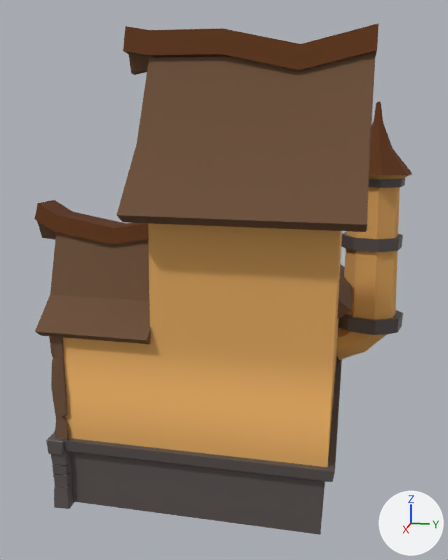
One commit to the FBX model Assets/Background/Medieval Tavern.fbx: the scene before it, then after it.
Camera for both pictures: a camera (50 mm lens) standing at (16.98, 3.69, 4.13) and looking at (0.34, 0.37, -0.04). Arrows for +X, +Y and +Z are at lower right; the lights stay in place. Where no turn or scale is listed for an object, it has been applied to the vertices.
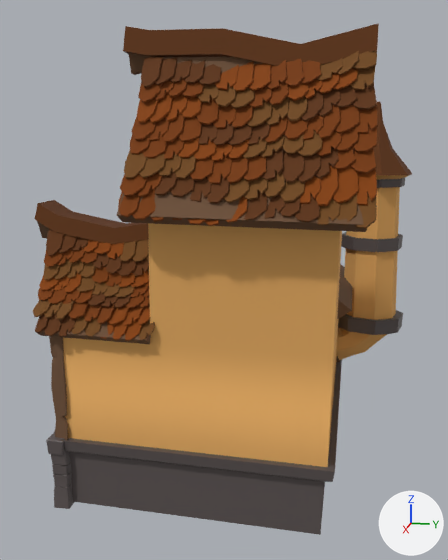
The newer file is also turned or shifted as a whole; pictures and numbers use the older file's frame.

Where the change shows, as pixel boxes [x1, y1, x2, y2] in the pictures (448 x 560 px):
'Cube.003', added (brown)
    after: [118, 50, 378, 228]
    faces in mat_shingle4 (brown #773900): [118, 59, 378, 222]
    faces in mat_shingle2 (brown #5f340f): [141, 57, 377, 222]
    faces in mat_shingle3 (brown #72491d): [124, 50, 377, 228]
    faces in mat_shingle1 (brown #864100): [137, 61, 377, 226]
'Cube.002', added (brown)
    after: [33, 229, 155, 341]
    faces in mat_shingle3 (brown #72491d): [33, 239, 155, 341]
    faces in mat_shingle4 (brown #773900): [38, 247, 150, 324]
    faces in mat_shingle2 (brown #5f340f): [35, 229, 149, 337]
    faces in mat_shingle1 (brown #864100): [39, 240, 151, 341]

The change in detail:
Mesh me_cube_002 is new.
It has 2758 vertices, 2534 faces and spans x -1.13..1.17, y -2.62..2.71, z -1.83..1.91.
Faces by material slot: [498, 566, 566, 904].
It uses material mat_shingle1 (brown #864100).
It uses material mat_shingle2 (brown #5f340f).
It uses material mat_shingle3 (brown #72491d).
It uses material mat_shingle4 (brown #773900).
Mesh me_cube_001 is new.
It has 1532 vertices, 1381 faces and spans x -0.77..0.92, y -1.54..1.58, z -1.14..1.19.
Faces by material slot: [1, 332, 288, 380, 380].
It uses material mat_wood (brown #6e513a).
It uses material mat_shingle1 (brown #864100).
It uses material mat_shingle2 (brown #5f340f).
It uses material mat_shingle3 (brown #72491d).
It uses material mat_shingle4 (brown #773900).
Object 'Cube.003' (ob_cube_003) is new; it shows me_cube_002.
Its location is (3.66, 1.53, 4.0).
Object 'Cube.002' (ob_cube_002) is new; it shows me_cube_001.
Its location is (3.42, -2.07, 0.53).
